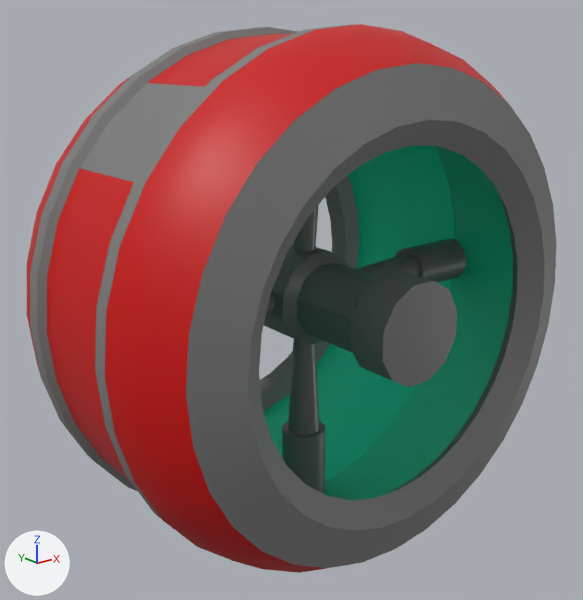
Two versions of the Blender file models/station/station_habitat.blend, one commit apart.
Rendered twice from a 50 mm camera at (-3.21, -4.88, 1.53) aimed at (-0.07, -0.96, -0.04). Arrows for +X, +Y and +Z are at lower left; the lights stay in place.
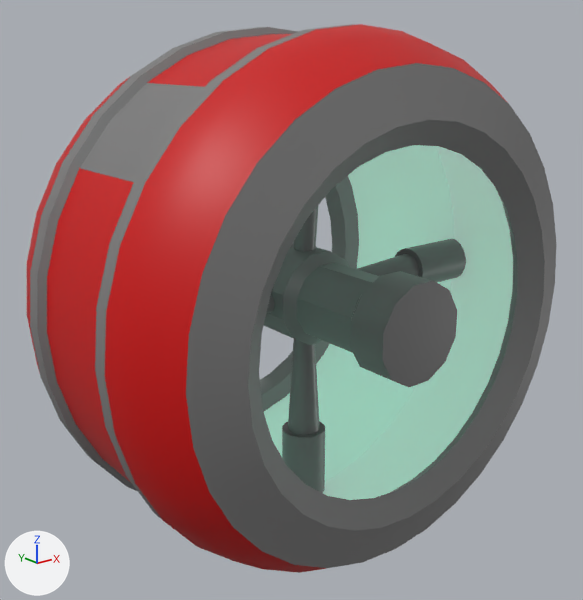
What differs and where, as boxes [x1, y1, x2, y2] in the pictures (583 x 600 px):
'Cylinder', recoloured, surface changed
    both: [247, 142, 520, 503]

The change in detail:
In material 'Material.001' (mat_material_001), emission_strength is now set to 1.0.
In material 'Material.001' (mat_material_001), emission_color is now set to (0.296, 0.296, 0.296), grey #949494.
